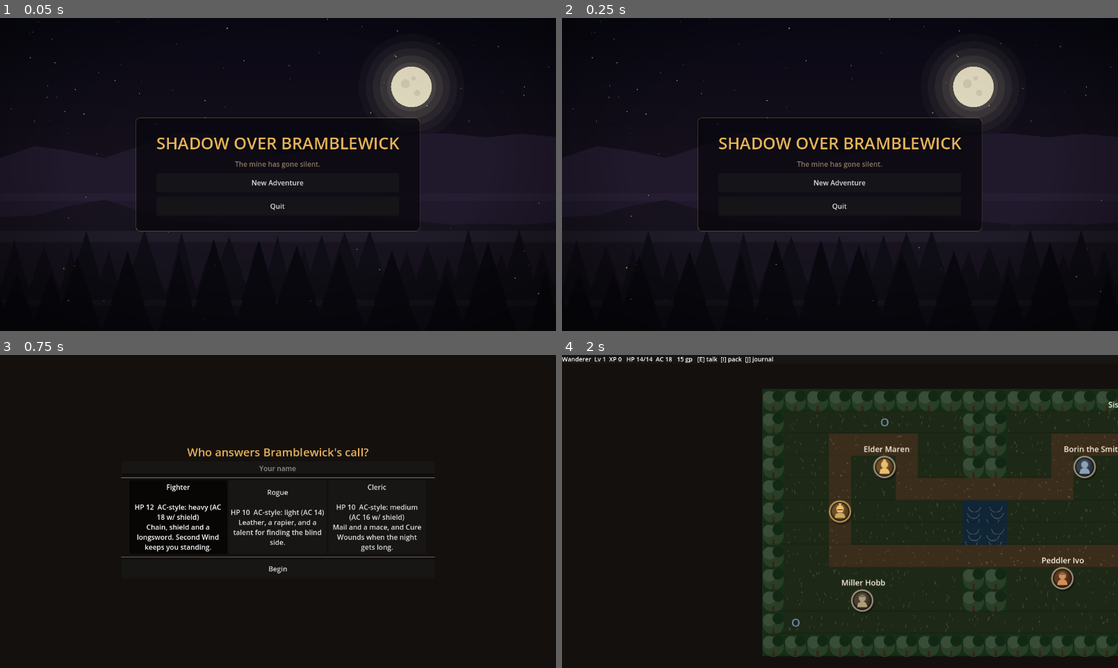
Above: before the commit, frames 1-4 (two rows, left to right).
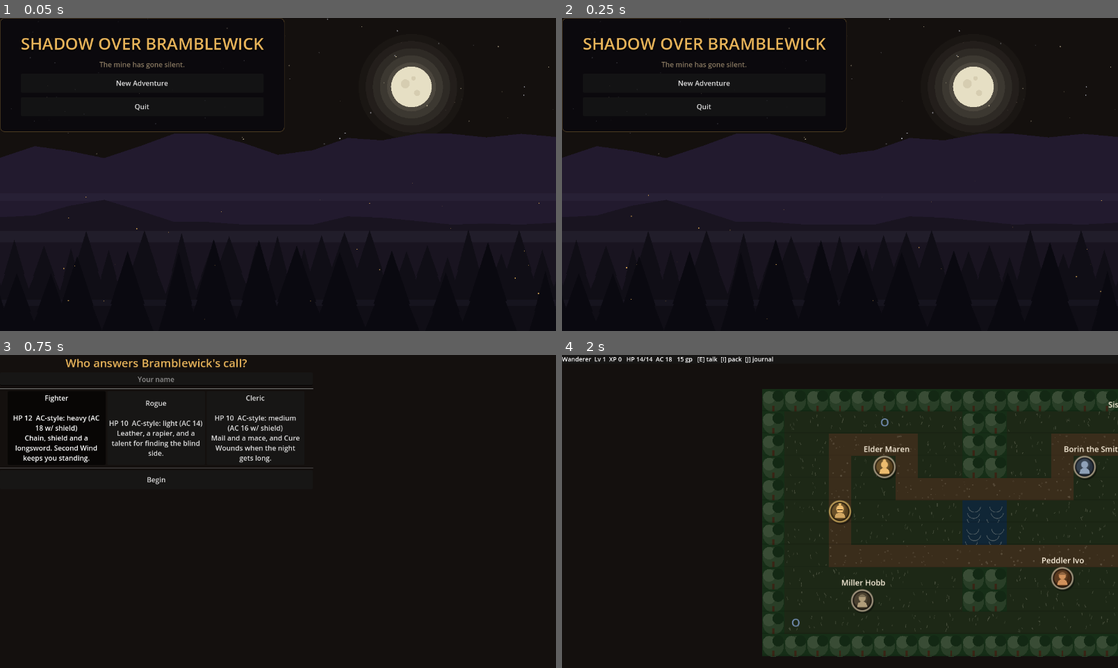
Above: after the commit, the same moments.

Repository: joshuaparris-max/bramblewick
Game: Godot game, scene res://scenes/main/main.tscn
Same seed, same stepped clock (60 frames per second), same inputs: the game is played once before the commit and once after it.
Inputs:
- Up to frame 1 (0.05 s): no input
- Up to frame 2 (0.25 s): no input
- Up to frame 3 (0.75 s): click "New Adventure" at 0.5 s
- Up to frame 4 (2 s): click "Begin" at 1.25 s

The runs differ from the first frame. In frame 1, 10% of the frame differs, in the area x 0-99%, y 0-91%; in frame 2, 10%, in the area x 0-99%, y 0-90%; in frame 3, 4.9%; in frame 4, nothing differs.

Commit message:
Fix UI anchor warnings and clean up gitignore

Diff:
--- a/scripts/combat/combat_scene.gd
+++ b/scripts/combat/combat_scene.gd
@@ -254,8 +254,6 @@
 
 func _build_ui() -> void:
 	set_anchors_preset(Control.PRESET_FULL_RECT)
-	size = get_viewport_rect().size
-	get_viewport().size_changed.connect(func(): size = get_viewport_rect().size)
 	var bg := ColorRect.new()
 	bg.color = Color("0d0b0c")
 	bg.set_anchors_preset(Control.PRESET_FULL_RECT)
--- a/scripts/ui/character_creation.gd
+++ b/scripts/ui/character_creation.gd
@@ -13,8 +13,6 @@
 
 func _ready() -> void:
 	set_anchors_preset(Control.PRESET_FULL_RECT)
-	size = get_viewport_rect().size
-	get_viewport().size_changed.connect(func(): size = get_viewport_rect().size)
 	var center := CenterContainer.new()
 	center.set_anchors_preset(Control.PRESET_FULL_RECT)
 	add_child(center)
--- a/scripts/ui/title_screen.gd
+++ b/scripts/ui/title_screen.gd
@@ -9,8 +9,6 @@
 	# Root controls under the Window don't inherit its size automatically -
 	# fit to the viewport explicitly or every child lays out against (0,0).
 	set_anchors_preset(Control.PRESET_FULL_RECT)
-	size = get_viewport_rect().size
-	get_viewport().size_changed.connect(func(): size = get_viewport_rect().size)
 	_build_background()
 	_build_menu()
 
--- a/tests/test_playthrough.gd
+++ b/tests/test_playthrough.gd
@@ -121,17 +121,19 @@
 	require(scene.m_hp < initial_enemy_hp, 13, "COMBAT-LOGIC INTEGRATION TESTS - Enemy HP reduced")
 
 	await wait_seconds(2.0)
-	require(scene._round > 1 or scene.m_hp == 0, 14, "Enemy turn/Damage states function")
+	if is_instance_valid(scene):
+		require(scene._round > 1 or scene.m_hp == 0, 14, "Enemy turn/Damage states function")
 
 	# keep attacking until dead
 	var safety = 20
-	while scene.m_hp > 0 and safety > 0:
+	while is_instance_valid(scene) and scene.m_hp > 0 and safety > 0:
 		safety -= 1
 		if not scene._busy:
 			scene._attack()
 		await wait_seconds(0.5)
 
-	require(scene.m_hp <= 0, 15, "Enemy HP reaches zero through combat processing")
+	if is_instance_valid(scene):
+		require(scene.m_hp <= 0, 15, "Enemy HP reaches zero through combat processing")
 	await wait_seconds(2.5)
 	scene = get_tree().current_scene
 	require(scene.name == "Exploration", 15, "Combat victory returns to intended scene")
Not shown, removed: test_playthrough_output.txt
Not shown, removed: test_runner_output.txt
Not shown, changed: .gitignore
